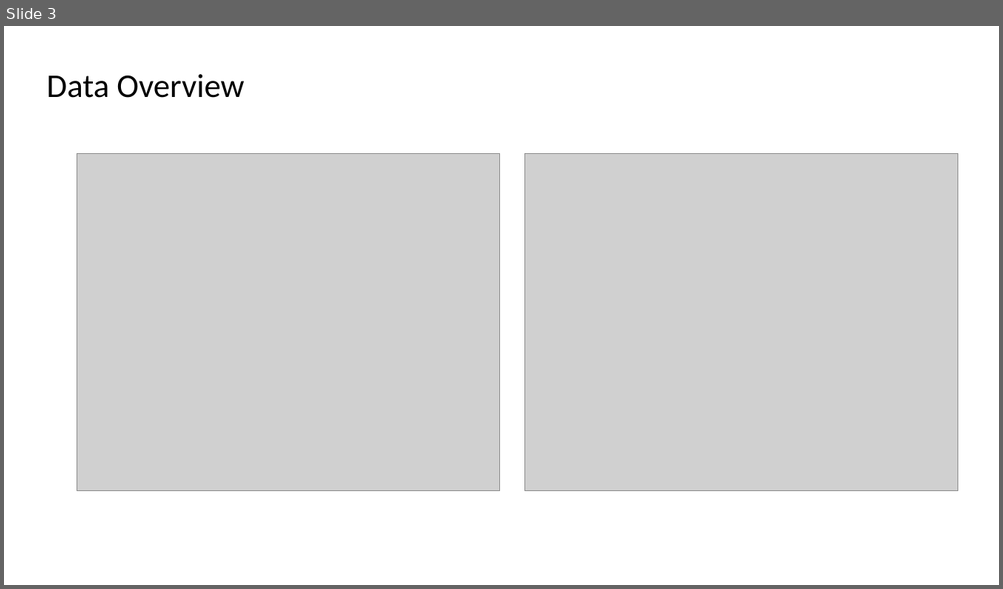
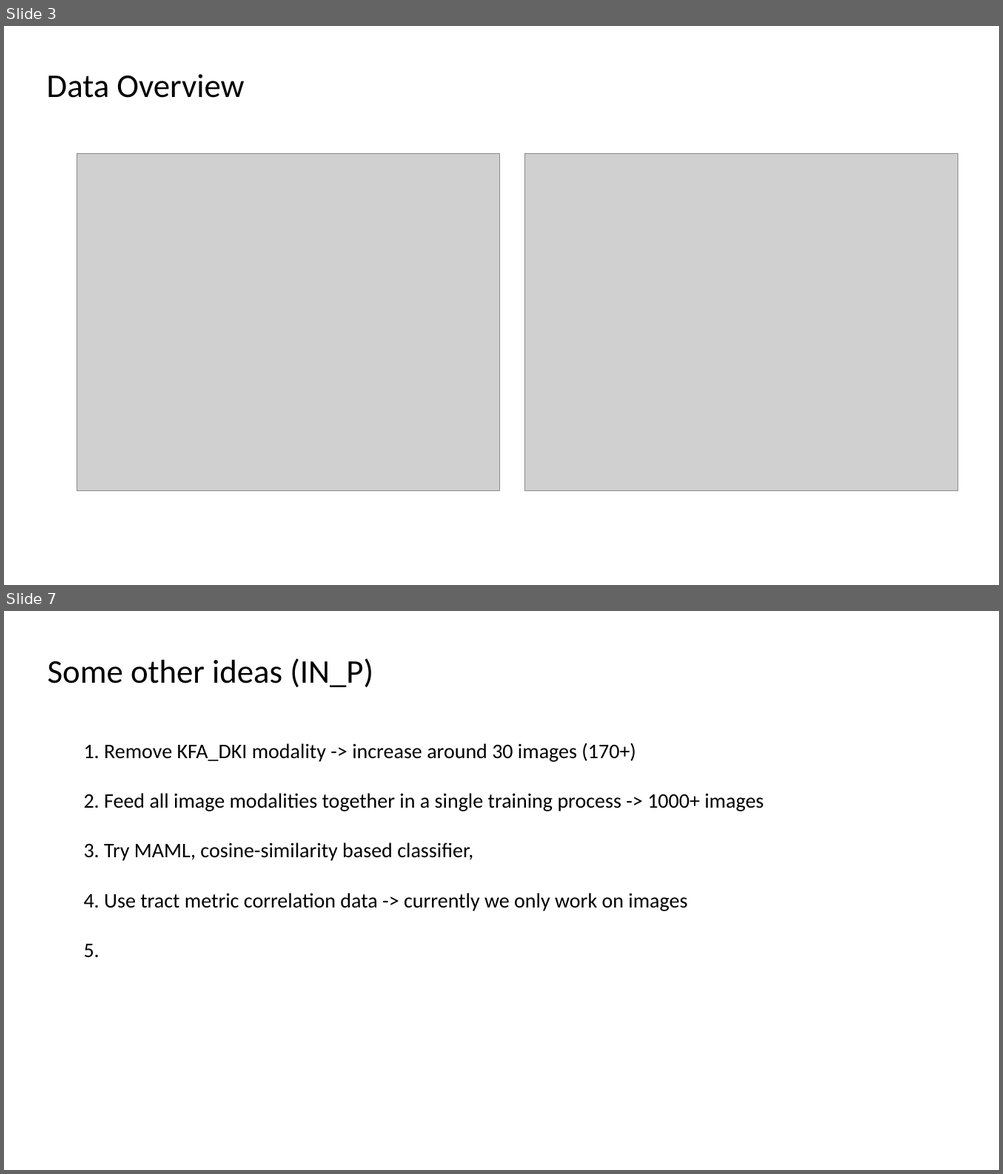
Before and after one commit to hanzhiwangchn/Microstructure_Age_Prediction, a slide deck: summary.pptx. Shown one above the other, each under a label of ours: slide 3 before the commit, slides 3 and 7 after it; the slides between them are not shown. The pictures are 1003x589 and 1003x1174 pixels, drawn with LibreOffice and Linux fonts; fonts in the diff are those of the drawing; grey boxes stand for pictures; background and template pictures are left out. Boxes give left, top, right and bottom in pixels: in the first picture for what was removed or moved away, otherwise in the second. Text is boxed around its words. In the diff, an @@ line names an element or a change of style, - is before the commit and + after.

Commit message:
prepare tract data

```diff
--- a/summary.pptx
+++ b/summary.pptx
@@ slide 7 added at <box>4,611,999,1170</box>, background picture (left out) @@
@@ text added at <box>48,658,373,687</box>, 32 pt, text #000000 @@
+Some other ideas (IN_P)
@@ text added at <box>84,743,763,957</box>, 20 pt, text #000000 @@
+1. Remove KFA_DKI modality -> increase around 30 images (170+)
+2. Feed all image modalities together in a single training process -> 1000+ images
+3. Try MAML, cosine-similarity based classifier,
+4. Use tract metric correlation data -> currently we only work on images
+5.
```
Also in this commit, not shown: 5 slides changed, 1 other slide added, 1 slide removed, 41 other files.
